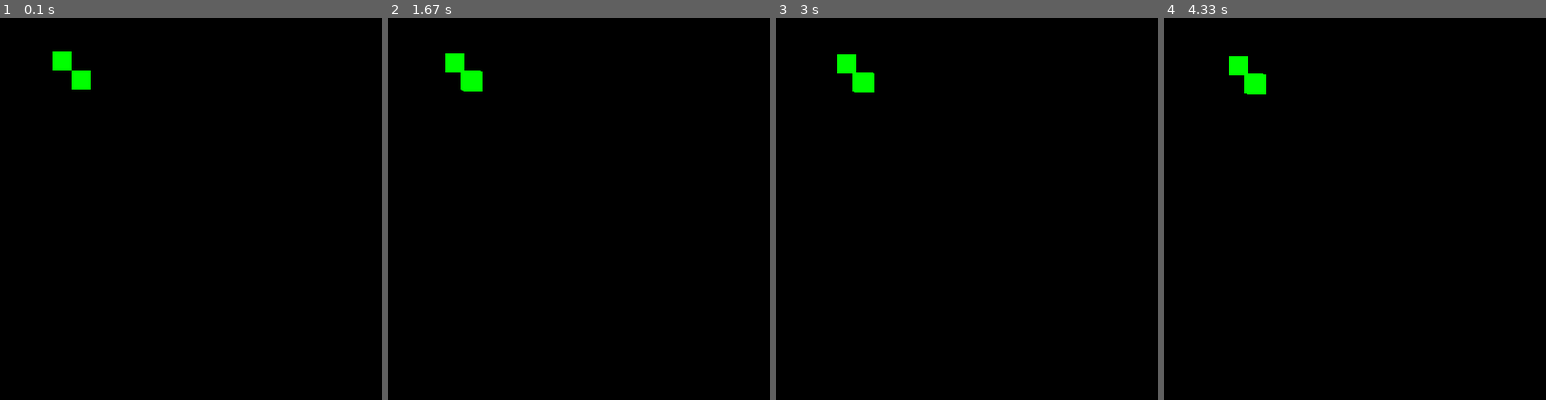
Above: before the commit, frames 1-4 (left to right).
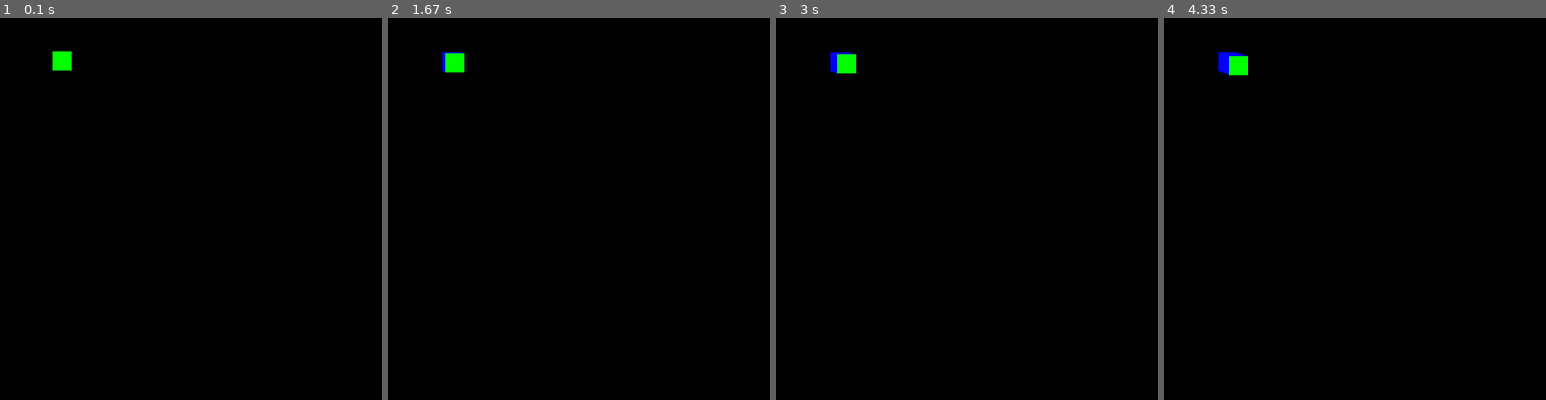
Above: after the commit, the same moments.

Repository: MichalPrzyl/Pygame-Trail-Renderer
Game: pygame game, started from game.py
Two runs of this game, one before a commit and one after it. Both use one fixed random seed, a clock stepped at 60 frames per second and the inputs below.
Inputs:
- Up to frame 1 (0.1 s): no input
- Up to frame 2 (1.67 s): no input
- Up to frame 3 (3 s): no input
- Up to frame 4 (4.33 s): no input

The runs differ from the first frame. In frame 1, 0.2% of the frame differs, in the area x 18-24%, y 13-19%; in frame 2, 0.4%; in frame 3, 0.4%; in frame 4, 0.5%, in the area x 14-27%, y 9-20%.

Commit message:
Rendering trail after square

Diff:
--- a/game.py
+++ b/game.py
@@ -52,27 +52,12 @@
     iteration += 1
     # Drawing whole canvas
     pygame.draw.rect(screen, BLACK, (0, 0, 400, 400))
-    print(f"{squares}")
-
-    for square in squares:
-        pygame.draw.rect(screen,
-                         GREEN,
-                         (square['position']['x'], square['position']['y'],
-                         PLAYER_WIDTH, PLAYER_WIDTH))
-
 
     horizontal_step = x_step if going_right else -x_step
     vertical_step = y_step if going_down else -y_step
 
-    # print(f"horizontal_step: {horizontal_step}")
-    # Changing position
     new_x_position = position['x'] + horizontal_step
     new_y_position = position['y'] + vertical_step
-
-    # Changing X direction
-    # print(f"new_x_position: {new_x_position}")
-    #
-    # print(f"position['x']: {position['x']} - RIGHT_THRESHOLD: {RIGHT_THRESHOLD}")
 
     if position['x'] > RIGHT_THRESHOLD:
         going_right = False
@@ -83,18 +68,22 @@
         going_down = False
     if position['y'] < UP_THRESHOLD + PLAYER_WIDTH:
         going_down = True
-    # # Changing Y direction
-    # print(f"new_y_position: {new_y_position}")
-    # if new_y_position > DOWN_THRESHOLD or new_y_position < UP_THRESHOLD:
-    #     going_down = not going_down
+
+    if iteration % 60 == 0:
+        add_square(new_x_position, new_y_position)
 
     set_x_position(new_x_position)
     set_y_position(new_y_position)
 
-    if iteration % 5 == 0:
-        add_square(new_x_position, new_y_position)
+    # Drawing trail
+    for square in squares:
+        pygame.draw.rect(screen,
+                         BLUE,
+                         (square['position']['x'] - PLAYER_WIDTH,
+                          square['position']['y'] - PLAYER_WIDTH,
+                         PLAYER_WIDTH, PLAYER_WIDTH))
 
-    # Drawing
+    # Drawing player
     pygame.draw.rect(screen, GREEN, (position['x'] - PLAYER_WIDTH, position['y'] - PLAYER_WIDTH, PLAYER_WIDTH, PLAYER_WIDTH))
 
     #1 Process input/events
